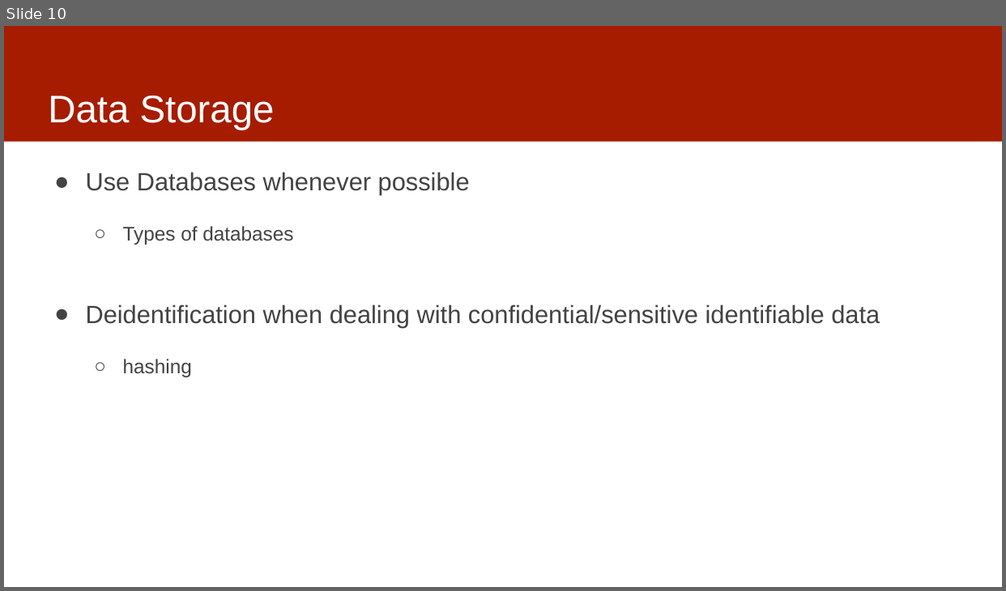
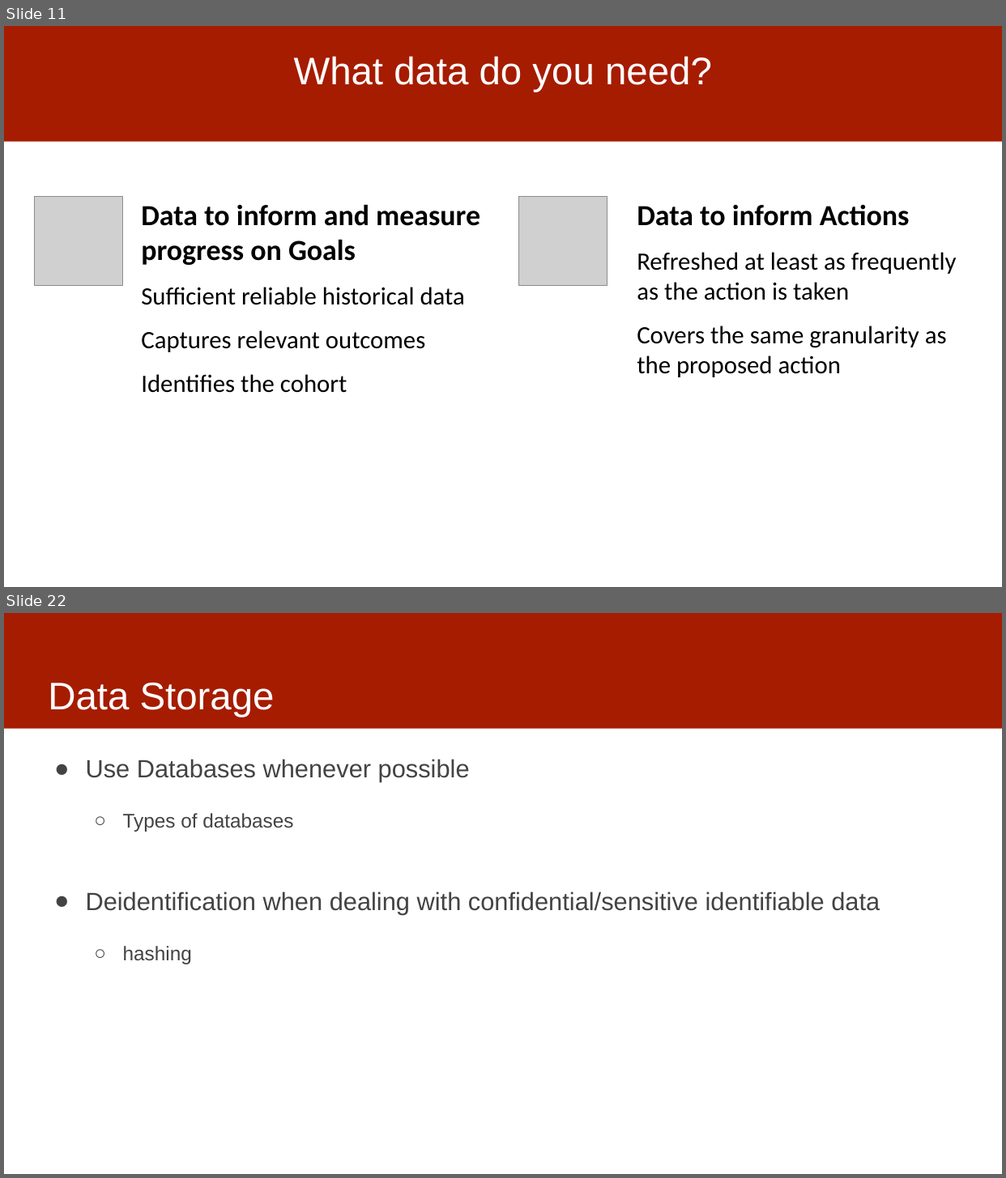
Before and after one commit to dssg/MLinPractice, a slide deck: Lectures/Lecture3-Data.pptx. Shown one above the other, each under a label of ours: slide 10 before the commit, slides 11 and 22 after it; the slides between them are not shown. The pictures are 1006x591 and 1006x1178 pixels, drawn with LibreOffice and Linux fonts; fonts in the diff are those of the drawing; grey boxes stand for pictures. Boxes give left, top, right and bottom in pixels: in the first picture for what was removed or moved away, otherwise in the second. Text is boxed around its words. In the diff, an @@ line names an element or a change of style, - is before the commit and + after.

```diff
--- a/Lectures/Lecture3-Data.pptx
+++ b/Lectures/Lecture3-Data.pptx
@@ slide 11 added at box(4, 26, 1002, 587), background #FFFFFF; not listed: 1 template element that a slide beside it also shows @@
@@ title added at box(294, 56, 712, 92), 37 pt, text #FFFFFF @@
+What data do you need?
@@ picture added at box(34, 197, 122, 285) @@
@@ text added at box(141, 204, 480, 393), 24 pt, text #000000 @@
+Data to inform and measure progress on Goals
+Sufficient reliable historical data
+Captures relevant outcomes
+Identifies the cohort
@@ picture added at box(518, 197, 607, 285) @@
@@ text added at box(637, 204, 957, 378), 24 pt, text #000000 @@
+Data to inform Actions
+Refreshed at least as frequently as the action is taken
+Covers the same granularity as the proposed action
@@ what was slide 10 is now slide 22 @@
```
Also in this commit, not shown: 2 slides changed, 12 other slides added.
